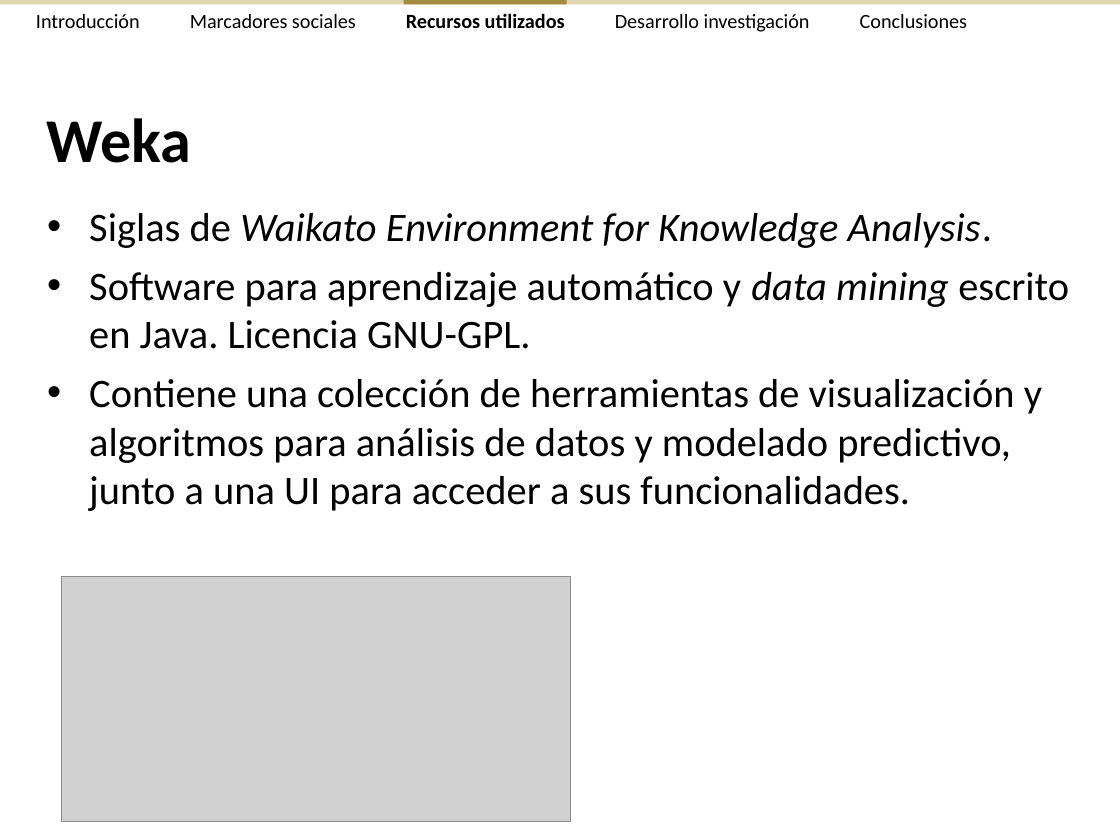
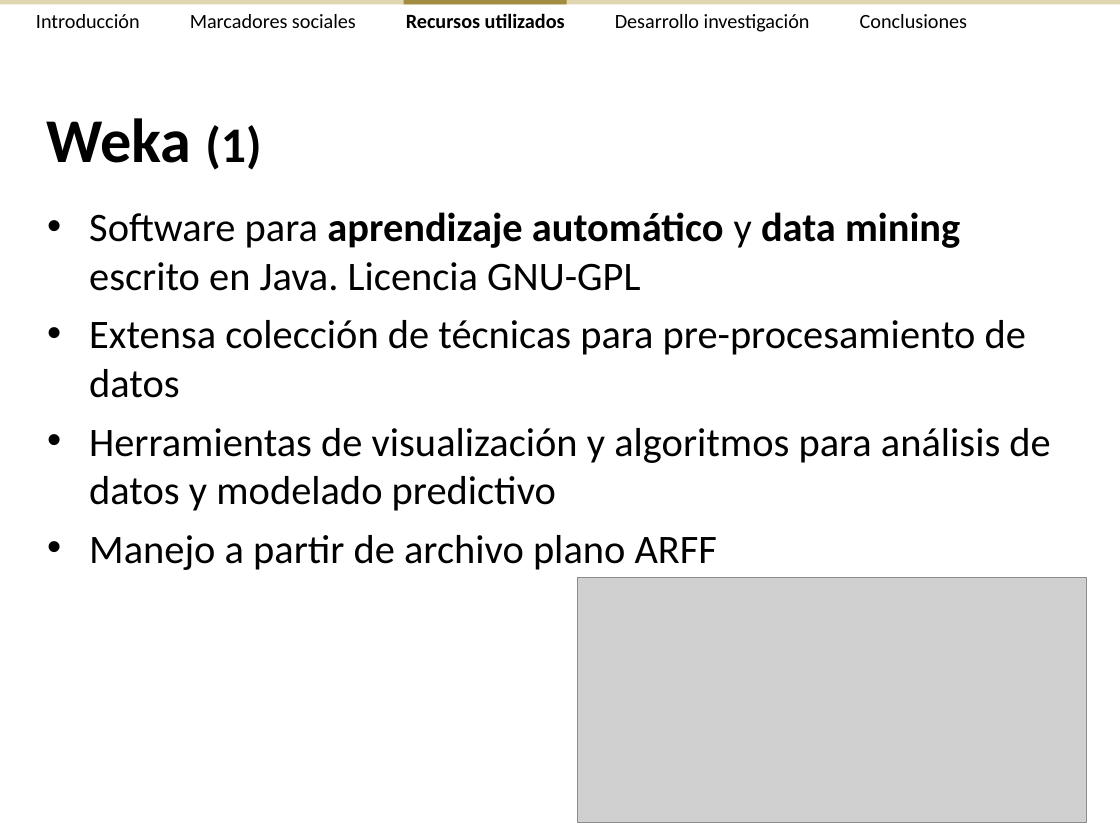
Before and after one commit to ak907kenai/nicotournetesis, a slide deck: slide 17 of docs_trunk/Presentación/Nicolás Tourné - Presentación Tesis (v2.3).ppt (slide 21 before the commit). Drawn at 1120x840 pixels with LibreOffice and Linux fonts; fonts in the diff are those of the drawing; grey boxes stand for pictures. Boxes give left, top, right and bottom in pixels: in the first picture for what was removed or moved away, otherwise in the second. Text is boxed around its words. In the diff, an @@ line names an element or a change of style, - is before the commit and + after.

```diff
--- a/docs_trunk/Presentación/Nicolás Tourné - Presentación Tesis (v2.3).ppt
+++ b/docs_trunk/Presentación/Nicolás Tourné - Presentación Tesis (v2.3).ppt
@@ title at bbox=[46, 118, 261, 170]: text changed @@
-Weka
+Weka (1)
@@ text at bbox=[89, 212, 1050, 570]: text changed @@
-• Siglas de Waikato Environment for Knowledge Analysis.
-• Software para aprendizaje automático y data mining escrito en Java. Licencia GNU-GPL.
-• Contiene una colección de herramientas de visualización y algoritmos para análisis de datos y modelado predictivo, junto a una UI para acceder a sus funcionalidades.
+• Software para aprendizaje automático y data mining escrito en Java. Licencia GNU-GPL
+• Extensa colección de técnicas para pre-procesamiento de datos
+• Herramientas de visualización y algoritmos para análisis de datos y modelado predictivo
+• Manejo a partir de archivo plano ARFF
@@ picture: place and size @@
-picture at bbox=[62, 577, 571, 822]
+picture at bbox=[578, 578, 1088, 823]
```
Also in this commit, not shown: 5 other slides changed, 7 slides removed.
